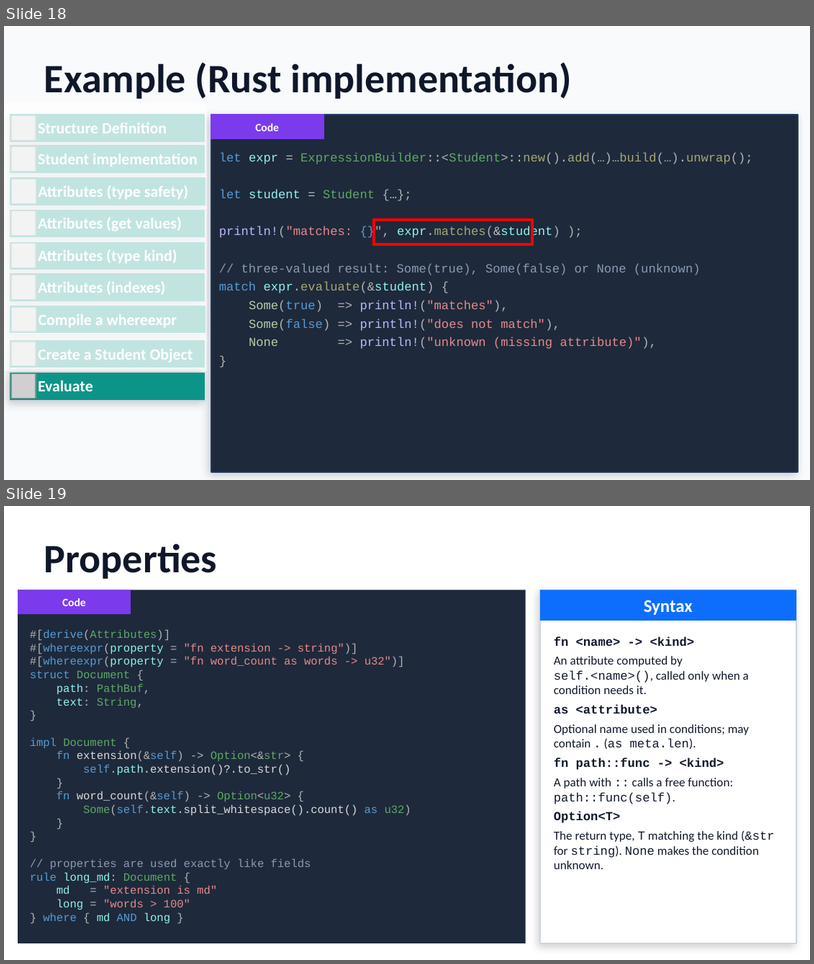
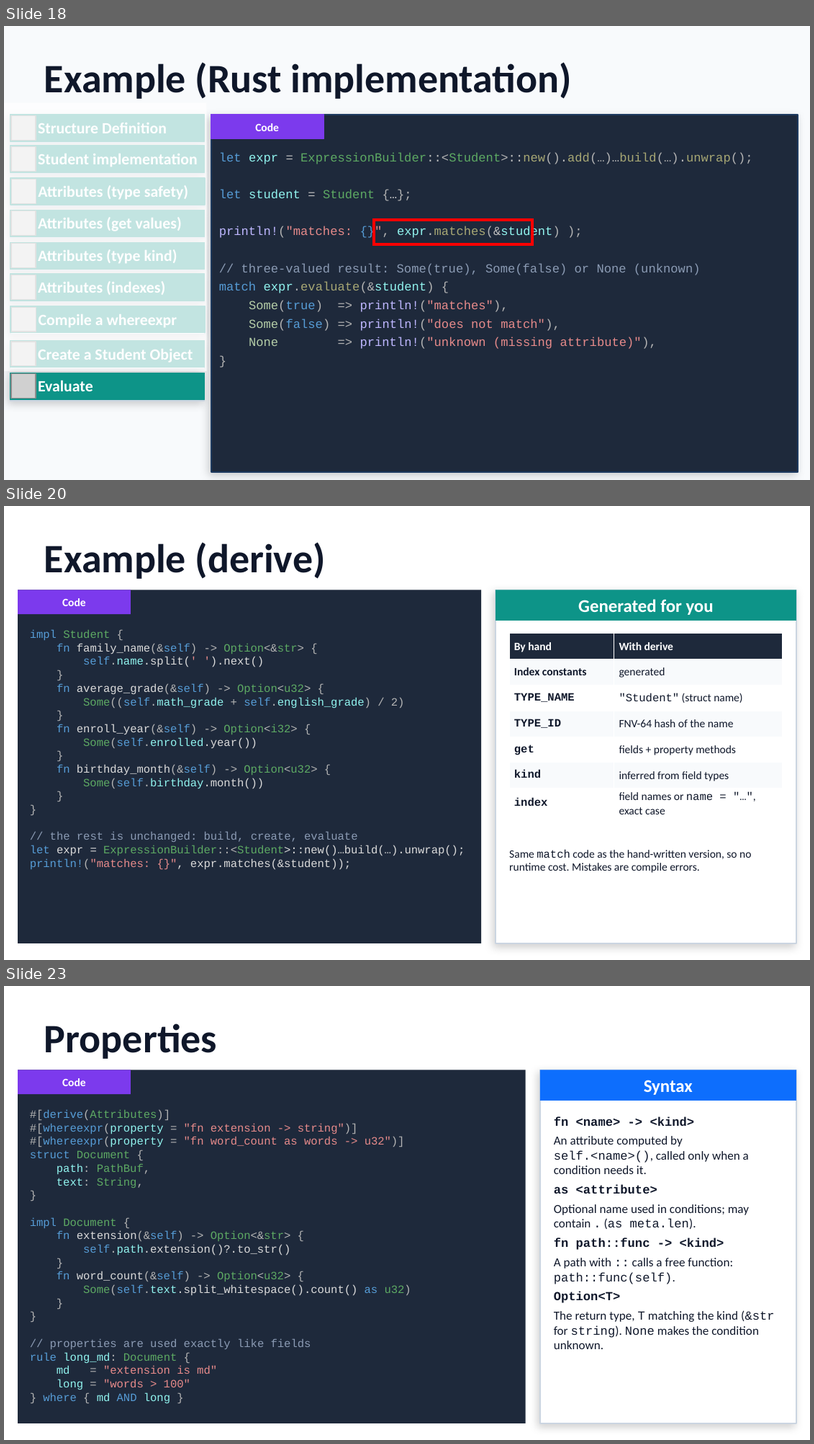
Before and after one commit to gdt050579/whereexpr, a slide deck: whereexpr.pptx. Shown one above the other, each under a label of ours: slides 18 and 19 before the commit, slides 18, 20 and 23 after it; the slides between them are not shown. The pictures are 814x964 and 814x1444 pixels, drawn with LibreOffice and Linux fonts; fonts in the diff are those of the drawing; grey boxes stand for pictures. Boxes give left, top, right and bottom in pixels: in the first picture for what was removed or moved away, otherwise in the second. Text is boxed around its words. In the diff, an @@ line names an element or a change of style, - is before the commit and + after.

```diff
--- a/whereexpr.pptx
+++ b/whereexpr.pptx
@@ slide 20 added at [4,506,810,960], background #FFFFFF @@
@@ text added at [44,542,326,579], 36 pt, text #0F172A, bold @@
+Example (derive)
@@ rectangle added at [18,590,481,943], fill #1E293B @@
@@ rectangle added at [18,590,131,614], fill #7C3AED @@
@@ rectangle added at [496,590,797,943], fill #FFFFFF, outline #CBD5E1 1 pt @@
@@ rectangle added at [496,590,797,620], fill #0D9488 @@
@@ text added at [62,598,86,606], 10 pt, text #FFFFFF, bold @@
+Code
@@ text added at [579,599,714,615], 16 pt, text #FFFFFF, bold @@
+Generated for you
@@ text added at [30,630,465,870], 10 pt, text #DADADA @@
+impl Student {
+fn family_name(&self) -> Option<&str> {
+self.name.split(' ').next()
+}
+fn average_grade(&self) -> Option<u32> {
+Some((self.math_grade + self.english_grade) / 2)
+}
+fn enroll_year(&self) -> Option<i32> {
+Some(self.enrolled.year())
+}
+fn birthday_month(&self) -> Option<u32> {
+Some(self.birthday.month())
+}
+}
+// the rest is unchanged: build, create, evaluate
+let expr = ExpressionBuilder::<Student>::new()…build(…).unwrap();
+println!("matches: {}", expr.matches(&student));
@@ table added at [509,633,783,818], 7 rows, 2 columns @@
+By hand | With derive
+Index constants | generated
+TYPE_NAME | "Student" (struct name)
+TYPE_ID | FNV-64 hash of the name
+get | fields + property methods
+kind | inferred from field types
+index | field names or name = "…", exact case
@@ text added at [509,849,751,872], 10 pt, text #0F172A @@
+Same match code as the hand-written version, so no runtime cost. Mistakes are compile errors.
@@ what was slide 19 is now slide 23 @@
```
Also in this commit, not shown: 1 slide changed, 3 other slides added, 1 other file.
